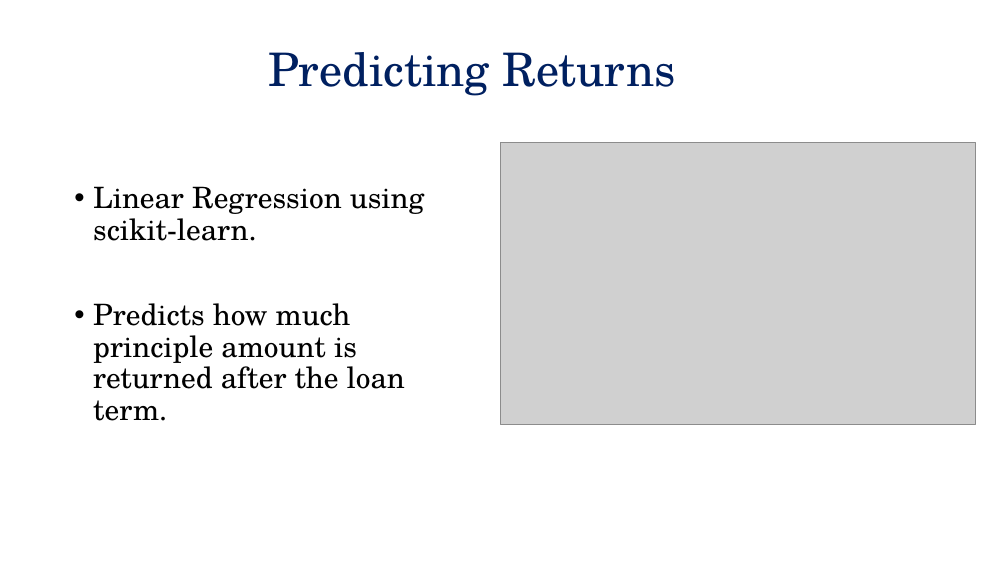
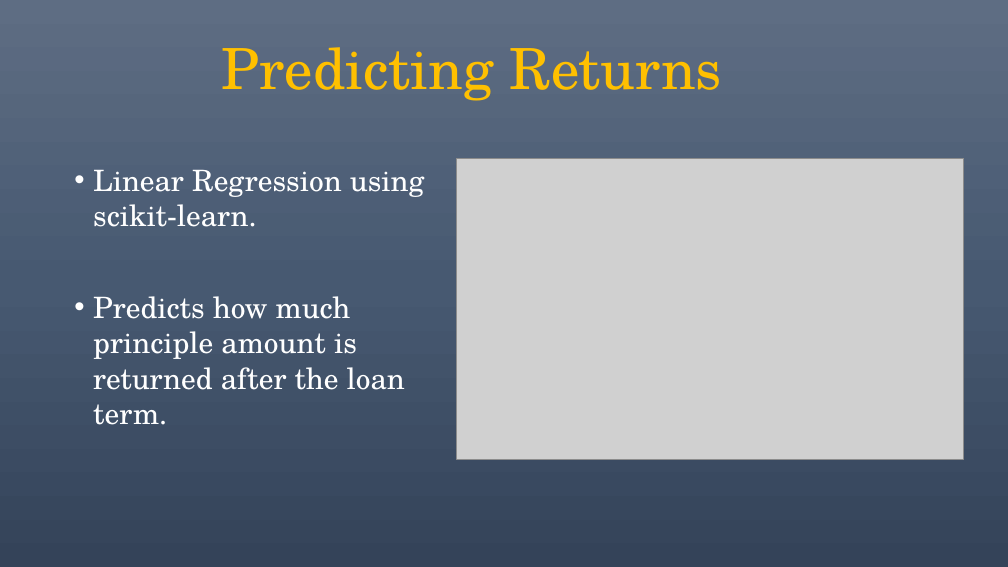
Before and after one commit to lekhnath12/CAPSTONE_II, a slide deck: slide 12 of Slide Deck.pptx. Drawn at 1008x567 pixels with LibreOffice and Linux fonts; fonts in the diff are those of the drawing; grey boxes stand for pictures. Boxes give left, top, right and bottom in pixels: in the first picture for what was removed or moved away, otherwise in the second. Text is boxed around its words. In the diff, an @@ line names an element or a change of style, - is before the commit and + after.

```diff
--- a/Slide Deck.pptx
+++ b/Slide Deck.pptx
@@ background #FFFFFF to gradient #5E6D85 to #495A73 to #35445A @@
@@ text "Predicting Returns" at box(222, 47, 723, 101): size 44 to 54 pt, text colour #002060 to #FFC000 @@
@@ text "Linear Regression using scikit-learn.": place and size @@
-text "Linear Regression using scikit-learn." at box(93, 186, 425, 421)
+text "Linear Regression using scikit-learn." at box(93, 170, 425, 425)
@@ text "Linear Regression using scikit-learn." at box(93, 170, 425, 425): text colour #000000 to #FFFFFF; line spacing 0.9 to 1 @@
@@ picture: place and size @@
-picture at box(501, 143, 976, 425)
+picture at box(457, 158, 964, 459)
```
Also in this commit, not shown: 15 other slides changed.
